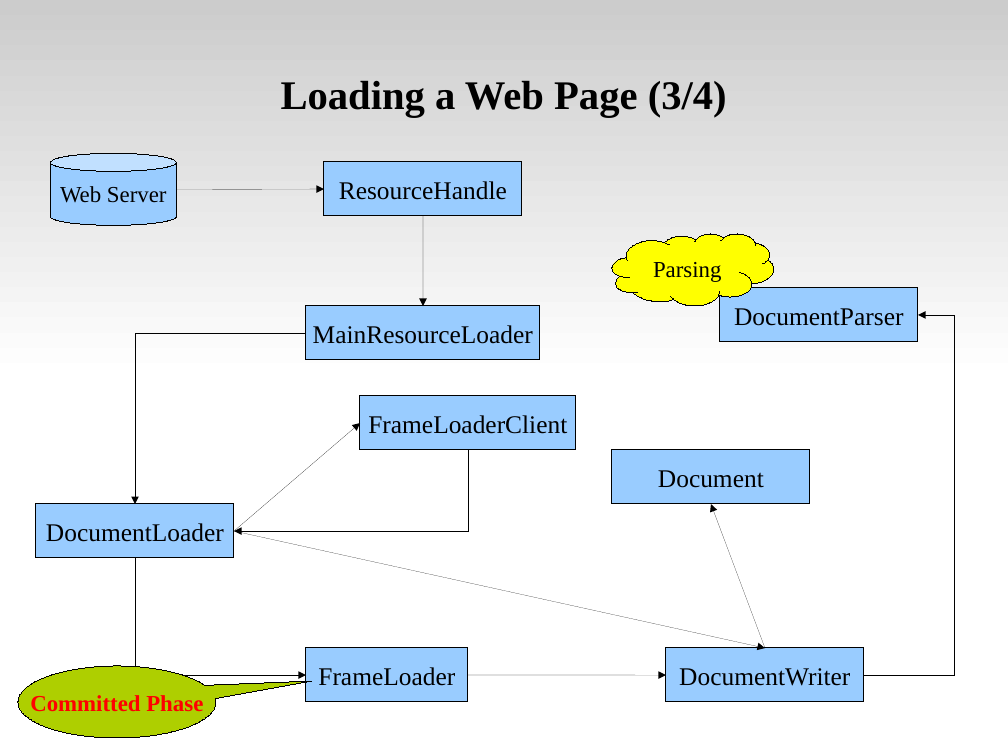
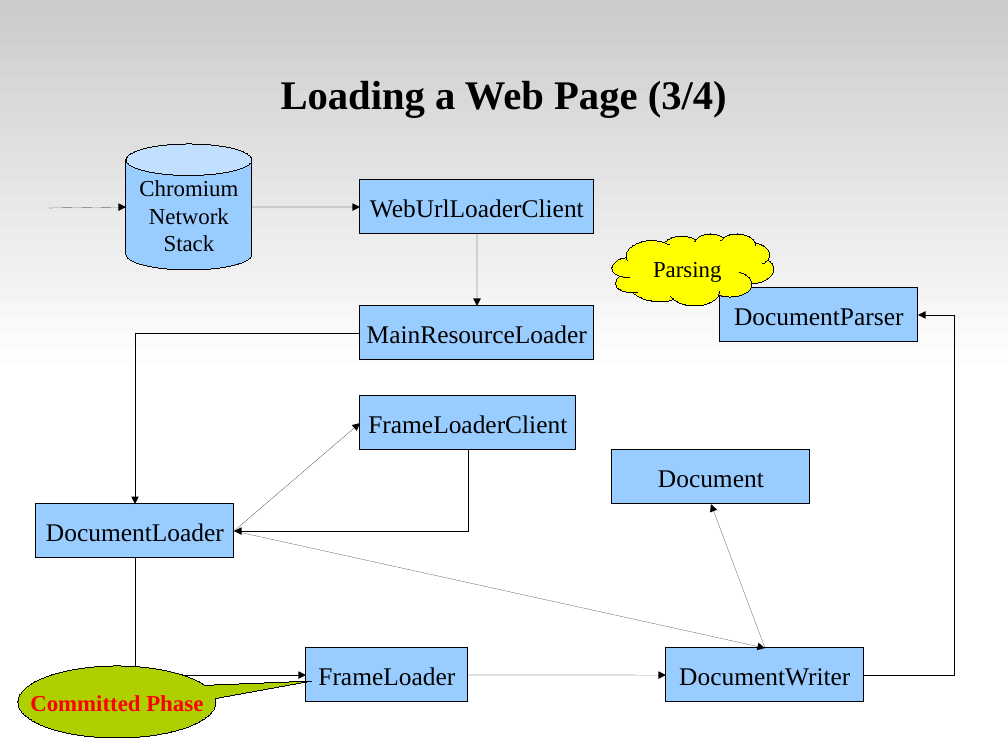
Before and after one commit to tsaicw/browser_research, a slide deck: slide 41 of WebKit/WebKit.odp. Drawn at 1008x756 pixels with LibreOffice and Linux fonts; fonts in the diff are those of the drawing. Boxes give left, top, right and bottom in pixels: in the first picture for what was removed or moved away, otherwise in the second. Text is boxed around its words. In the diff, an @@ line names an element or a change of style, - is before the commit and + after.

Commit message:
Modify the flow chart of main resource loading. Add the Hhieracrhy of NetworkingContext" page.

```diff
--- a/WebKit/WebKit.odp
+++ b/WebKit/WebKit.odp
@@ cylinder added at (126,144,252,270), fill #99CCFF, outline #000000 0 pt, 18 pt, text #000000 @@
+Chromium
+Network
+Stack
@@ cylinder removed at (50,154,177,226) @@
-Web Server
@@ rectangle removed at (324,162,522,216) @@
-ResourceHandle
@@ arrow added from (49, 208) to (126, 207), #000000 0 pt @@
@@ arrow moved from (177, 189) - (324, 189) to (252, 207) - (360, 207) @@
@@ rectangle added at (360,180,595,234), fill #99CCFF, outline #000000 0 pt, 20 pt, text #000000 @@
+WebUrlLoaderClient
@@ arrow moved from (424, 216) - (424, 306) to (477, 234) - (477, 306) @@
@@ rectangle "MainResourceLoader": place and size @@
-rectangle "MainResourceLoader" at (306,306,541,360)
+rectangle "MainResourceLoader" at (360,306,595,360)
@@ elbow arrow moved from (306, 333) - (135, 504) to (360, 333) - (135, 504) @@
```
Also in this commit, not shown: 4 other slides changed, 3 slides added.
